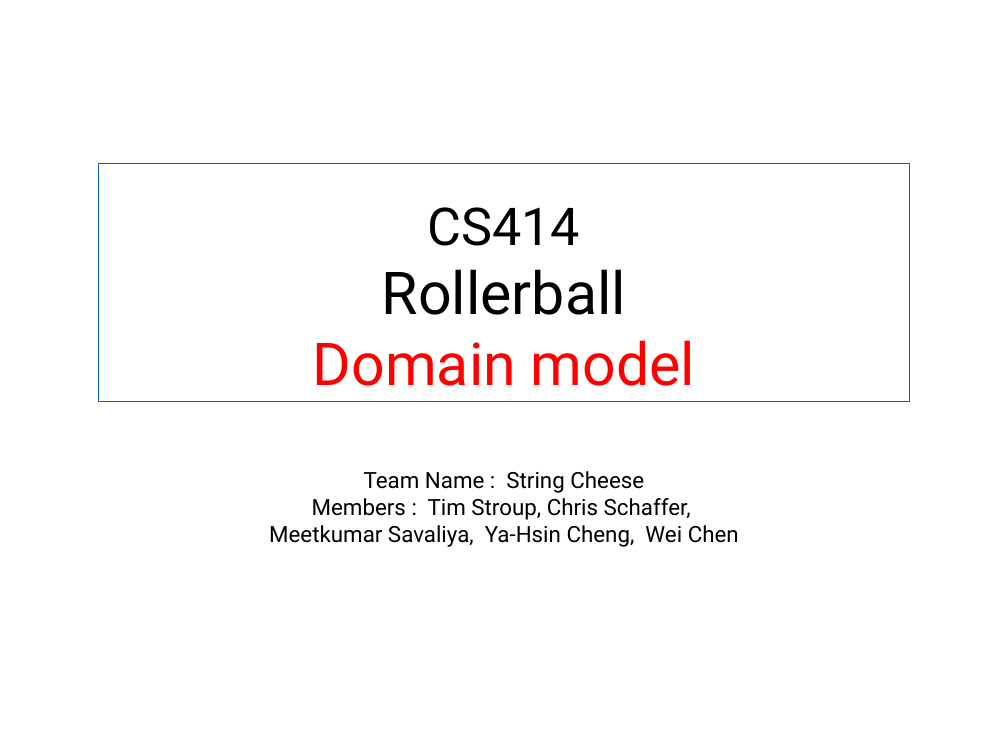
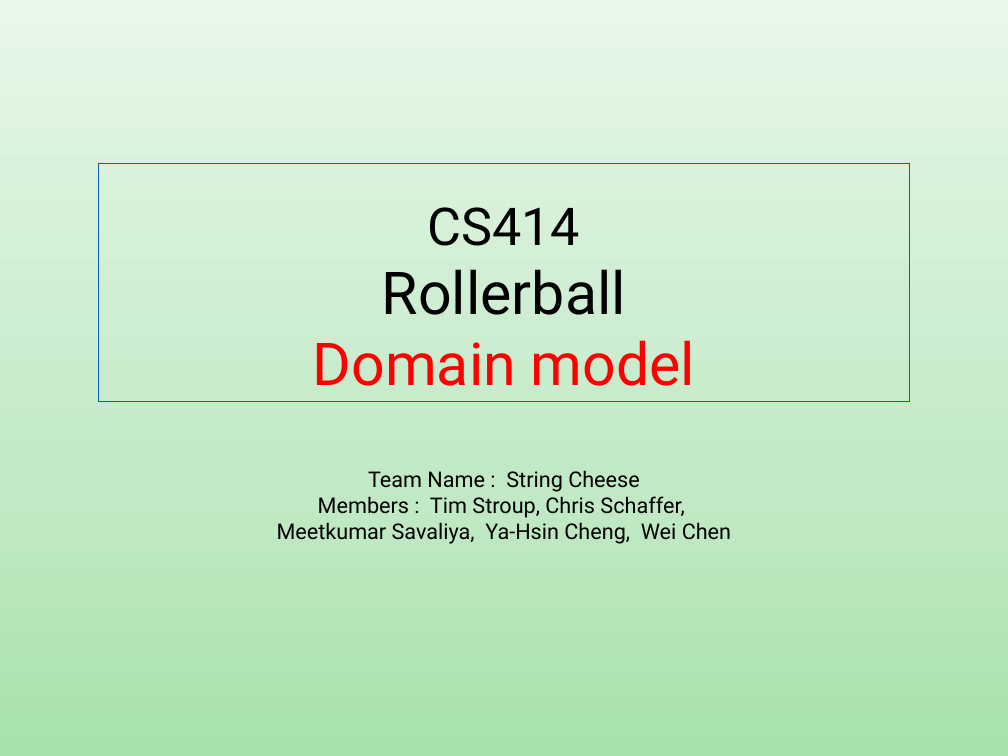
Before and after one commit to VincentC1120/cs414-f18-001-stringCheese, a slide deck: slide 1 of DomainModelPresentation.pptx. Drawn at 1008x756 pixels with LibreOffice and Linux fonts; fonts in the diff are those of the drawing. Boxes give left, top, right and bottom in pixels: in the first picture for what was removed or moved away, otherwise in the second. Text is boxed around its words. In the diff, an @@ line names an element or a change of style, - is before the commit and + after.

Commit message:
Added background color

```diff
--- a/DomainModelPresentation.pptx
+++ b/DomainModelPresentation.pptx
@@ background #FFFFFF to gradient #A6E2AB to #C1E9C5 to #E7F7E8 @@
@@ subtitle "Team Name : String Cheese" at (277, 470, 731, 544): size 22.7 to 22 pt @@
```
Also in this commit, not shown: 1 other slide changed.
